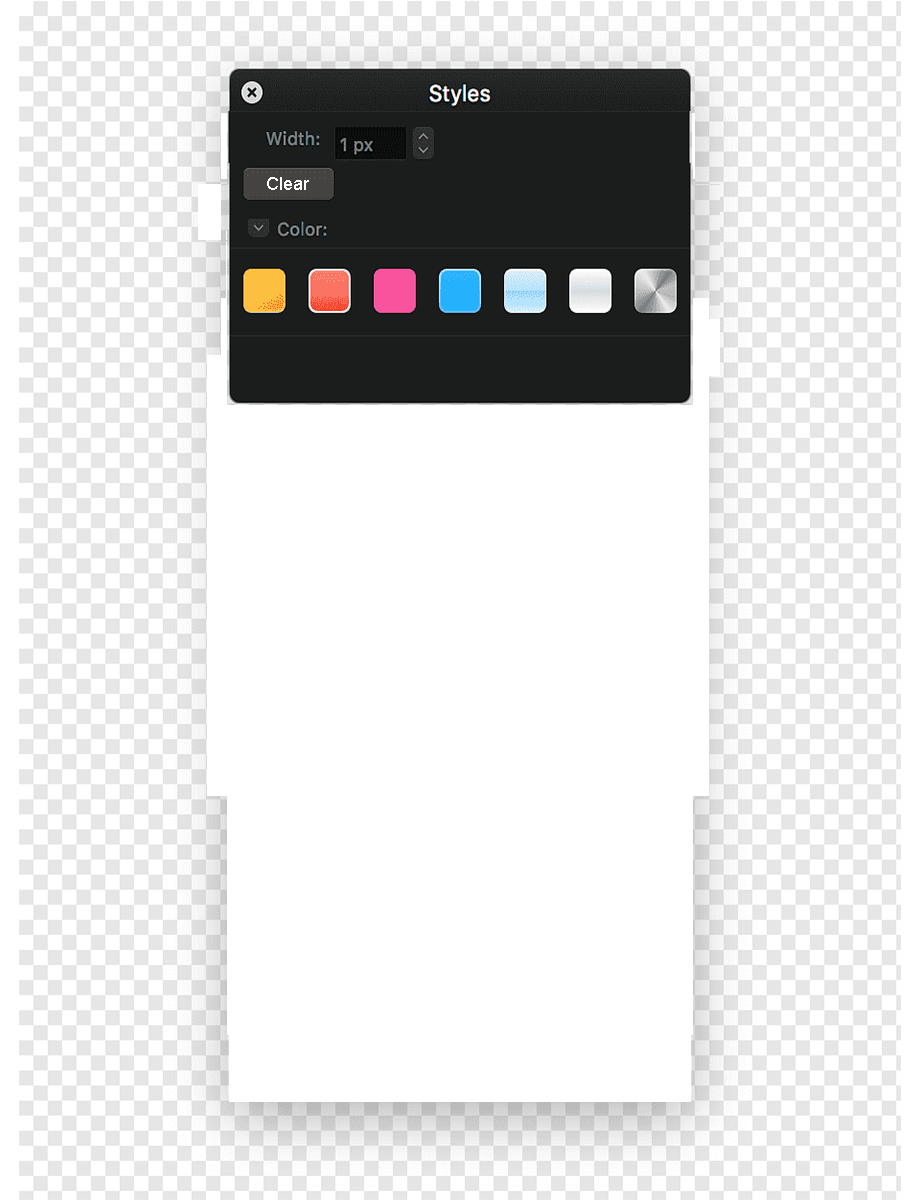
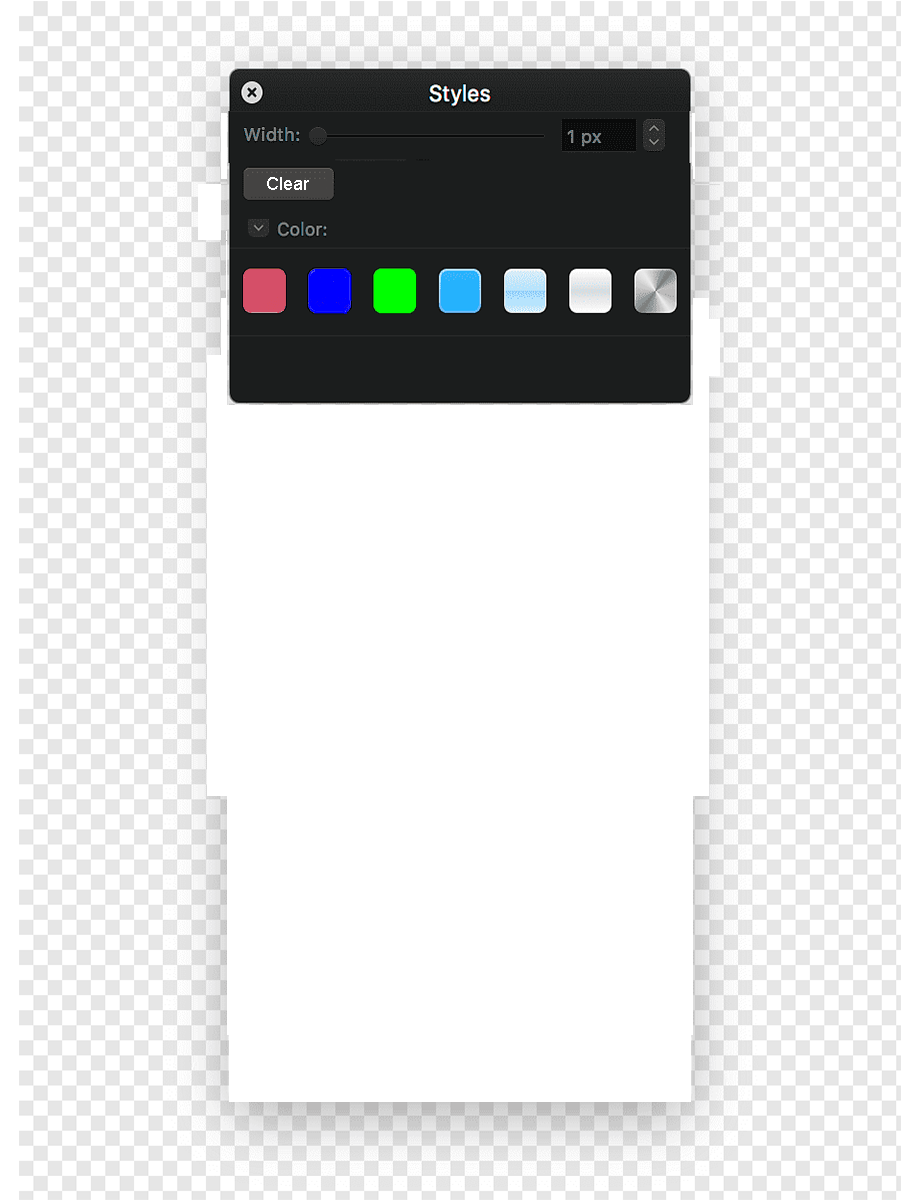
Comparing the layer stacks of the two 920x1200 images. Changes:
added layer "Слой 7" above "png-transparent-pixelmator-macos-raster-graphics-editor-others-electronics-rect…" over [243, 118, 666, 159]
painted on "Слой 6" over [243, 268, 417, 314]
